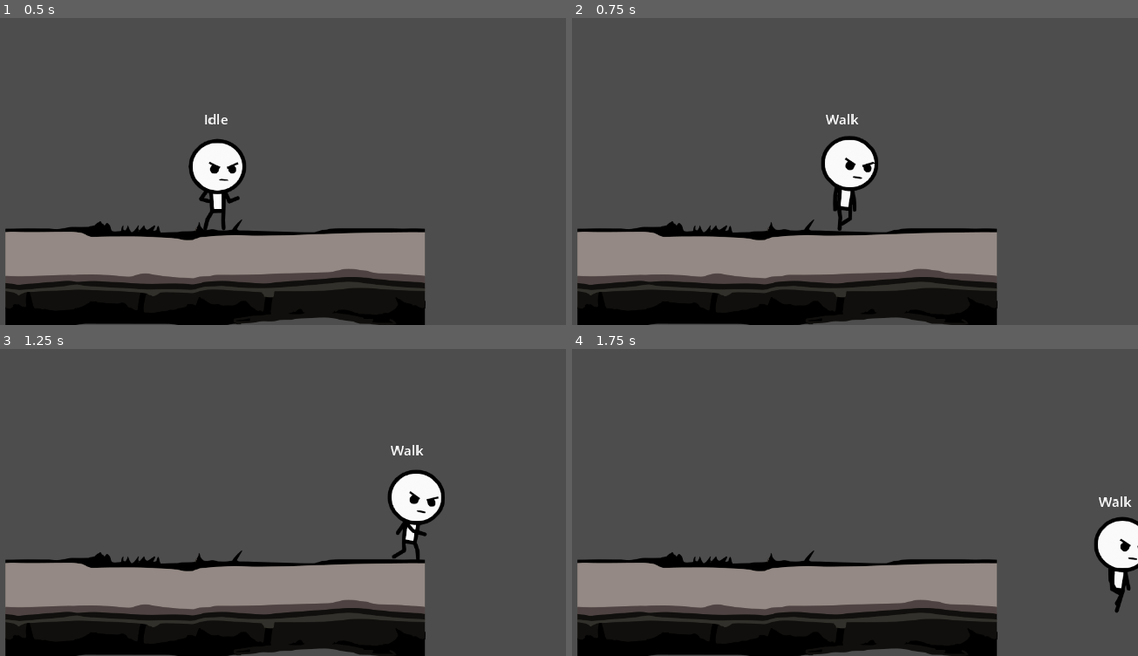
Above: before the commit, frames 1-4 (two rows, left to right).
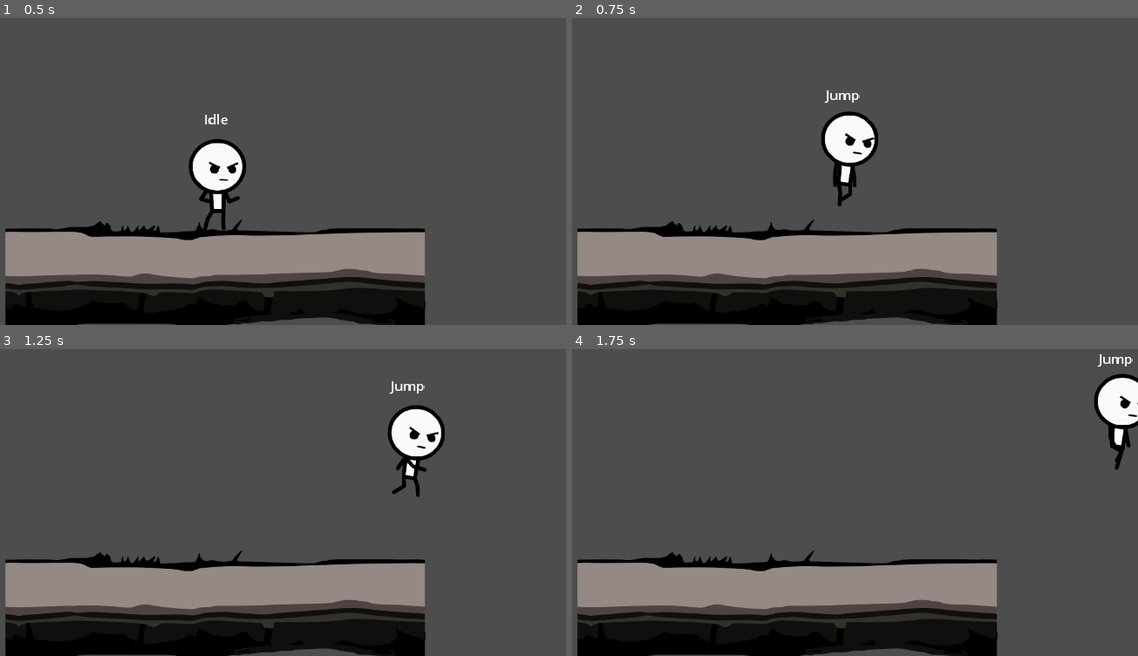
Above: after the commit, the same moments.

Repository: Random7-JF/ChasingShadow
Game: Godot game, scene res://Scenes/World/world.tscn
Two runs of this game, one before a commit and one after it. Both use one fixed random seed, a clock stepped at 60 frames per second and the inputs below.
Inputs:
- Up to frame 1 (0.5 s): no input
- Up to frame 2 (0.75 s): hold D (move_right) from 0.53 s (still down); tap Space (jump, bound only after the commit) at 0.6 s
- Up to frame 3 (1.25 s): keep holding D (move_right); tap Space (jump, bound only after the commit) at 0.77, 1.07 s
- Up to frame 4 (1.75 s): keep holding D (move_right); tap Space (jump, bound only after the commit) at 1.35, 1.52 s

Frame 1 is identical in both runs. In frame 2, 2.1% of the frame differs, in the area x 44-55%, y 23-70%; in frame 3, 3.4%, in the area x 68-79%, y 10-69%; in frame 4, 3.1%.

Commit message:
added jump

Diff:
--- a/Chasing Shadow/Scenes/Characters/Player/player.tscn
+++ b/Chasing Shadow/Scenes/Characters/Player/player.tscn
@@ -21,6 +21,7 @@
 [ext_resource type="Texture2D" uid="uid://h8djny2rynfh" path="res://Assets/Stick Figure Character Sprites 2D/Fighter sprites/fighter_walk_0016.png" id="16_j2evx"]
 [ext_resource type="Script" path="res://Systems/StateMachine/Player/walk.gd" id="18_mgjqw"]
 [ext_resource type="Script" path="res://Scenes/Characters/Player/StateLabel.gd" id="19_1tv77"]
+[ext_resource type="Script" path="res://Systems/StateMachine/Player/jump.gd" id="21_t0c6y"]
 
 [sub_resource type="CapsuleShape2D" id="CapsuleShape2D_3ggoe"]
 radius = 43.0
@@ -107,15 +108,23 @@
 script = ExtResource("3_it107")
 starting_state = NodePath("Walk")
 
-[node name="Walk" type="Node" parent="StateMachine" node_paths=PackedStringArray("idle")]
+[node name="Walk" type="Node" parent="StateMachine" node_paths=PackedStringArray("idle", "jump")]
 script = ExtResource("18_mgjqw")
 idle = NodePath("../Idle")
+jump = NodePath("../Jump")
 animation_name = "walk"
 
-[node name="Idle" type="Node" parent="StateMachine" node_paths=PackedStringArray("walk")]
+[node name="Idle" type="Node" parent="StateMachine" node_paths=PackedStringArray("walk", "jump")]
 script = ExtResource("4_ualmn")
 walk = NodePath("../Walk")
+jump = NodePath("../Jump")
 animation_name = "idle"
+
+[node name="Jump" type="Node" parent="StateMachine" node_paths=PackedStringArray("walk", "idle")]
+script = ExtResource("21_t0c6y")
+walk = NodePath("../Walk")
+idle = NodePath("../Idle")
+jump_velocity = 400.0
 
 [node name="Label" type="Label" parent="."]
 anchors_preset = 8
--- a/Chasing Shadow/Systems/StateMachine/Player/idle.gd
+++ b/Chasing Shadow/Systems/StateMachine/Player/idle.gd
@@ -2,7 +2,7 @@
 extends State
 
 @export var walk: PlayerWalk
-@export var jump: State
+@export var jump: PlayerJump
 @export var attack: State
 
 func enter() -> void:
@@ -27,4 +27,6 @@
 	#Leave idle if any controls are pressed.
 	if Input.is_action_just_pressed("move_left") or Input.is_action_just_pressed("move_right"):
 		return walk
+	if Input.is_action_just_pressed("jump"):
+		return jump
 	return null
--- /dev/null
+++ b/Chasing Shadow/Systems/StateMachine/Player/jump.gd
@@ -0,0 +1,42 @@
+class_name PlayerJump
+extends State
+
+@export var walk: PlayerWalk
+@export var idle: PlayerIdle
+@export var attack: State
+@export var jump_velocity: float
+
+func enter() -> void:
+	super()
+	state_name = "Jump"
+	parent.velocity.y += -jump_velocity
+
+func exit() -> void:
+	pass
+
+func process(_delta: float) -> State:
+	return null
+
+func process_physics(delta: float) -> State:
+	#fall to the ground
+	parent.velocity.y += gravity * delta
+	if parent.velocity.y > 0 :
+		pass
+	#Air control
+	var direction = Input.get_axis("move_left", "move_right") * speed
+	if direction != 0:
+			parent.get_node("Sprite").flip_h = direction < 0
+	parent.velocity.x = direction
+	parent.move_and_slide()
+
+	if parent.is_on_floor():
+		if direction != 0:
+			return walk
+		return idle
+	return null
+
+func process_input(_event: InputEvent) -> State:
+	#Leave idle if any controls are pressed.
+	if Input.is_action_just_pressed("jump") or Input.is_action_just_pressed("move_right"):
+		return walk
+	return null
--- a/Chasing Shadow/Systems/StateMachine/Player/walk.gd
+++ b/Chasing Shadow/Systems/StateMachine/Player/walk.gd
@@ -2,7 +2,7 @@
 extends State
 
 @export var idle: PlayerIdle
-@export var jump: State
+@export var jump: PlayerJump
 @export var attack: State
 
 func enter() -> void:
@@ -29,4 +29,6 @@
 	return null
 
 func process_input(_event: InputEvent) -> State:
+	if Input.is_action_just_pressed("jump"):
+		return jump
 	return null
--- a/Chasing Shadow/project.godot
+++ b/Chasing Shadow/project.godot
@@ -43,6 +43,11 @@
 "events": [Object(InputEventKey,"resource_local_to_scene":false,"resource_name":"","device":-1,"window_id":0,"alt_pressed":false,"shift_pressed":false,"ctrl_pressed":false,"meta_pressed":false,"pressed":false,"keycode":0,"physical_keycode":68,"key_label":0,"unicode":100,"echo":false,"script":null)
 ]
 }
+jump={
+"deadzone": 0.5,
+"events": [Object(InputEventKey,"resource_local_to_scene":false,"resource_name":"","device":-1,"window_id":0,"alt_pressed":false,"shift_pressed":false,"ctrl_pressed":false,"meta_pressed":false,"pressed":false,"keycode":0,"physical_keycode":32,"key_label":0,"unicode":32,"echo":false,"script":null)
+]
+}
 
 [rendering]
 
Not shown: 1 places in Chasing Shadow/Scenes/Characters/Player/player.tscn that only renumber resources
